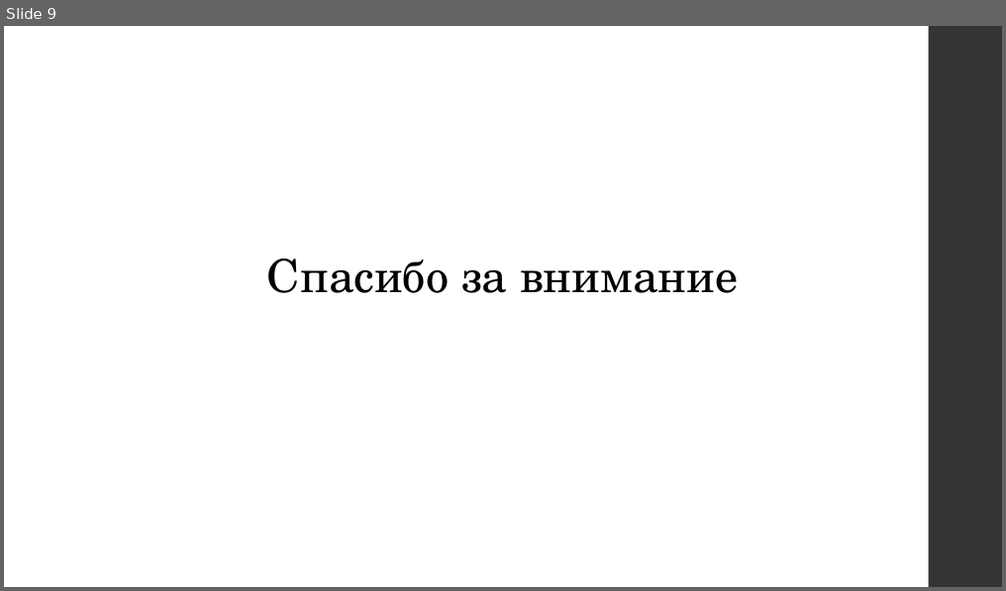
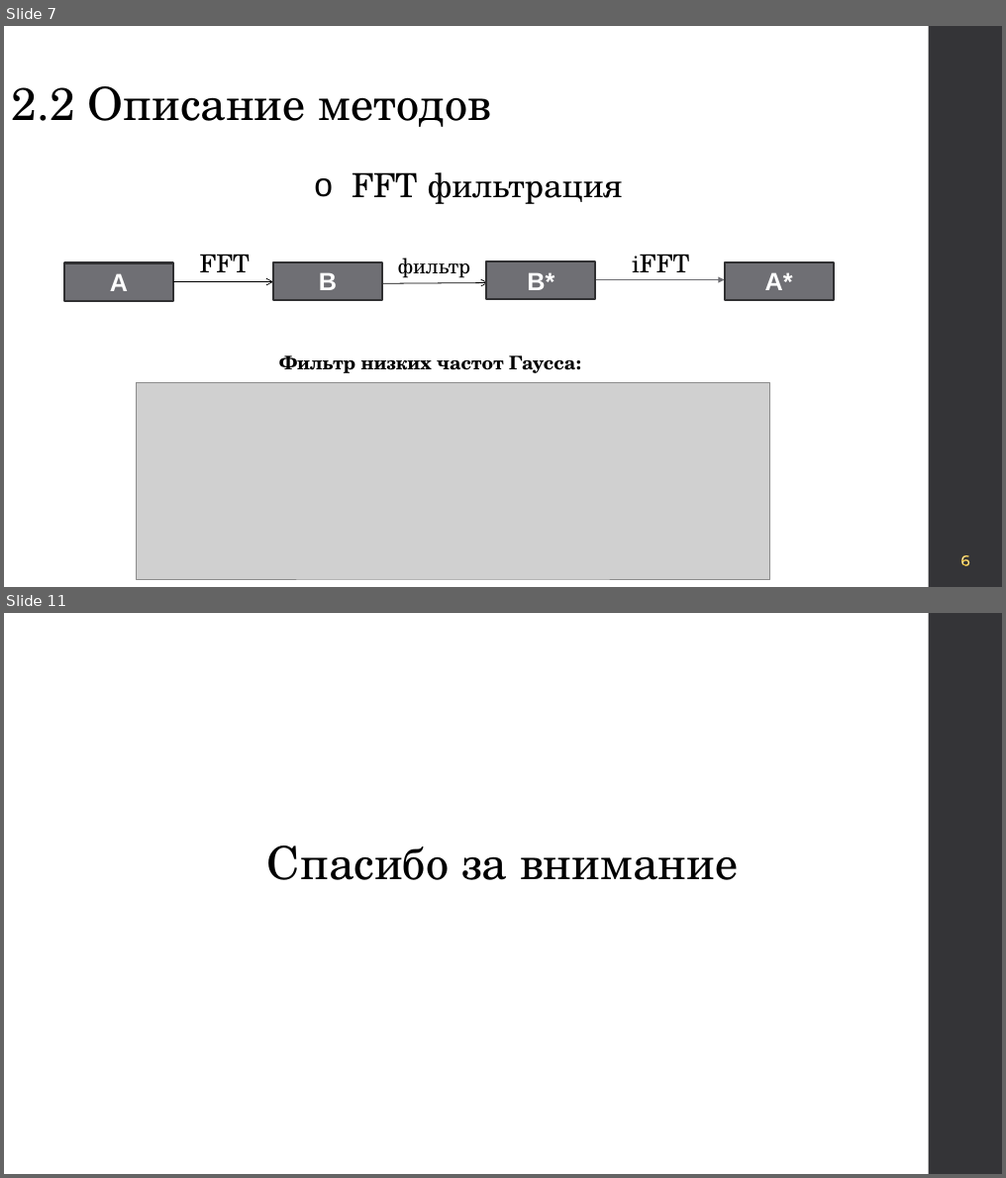
Before and after one commit to blackwood168/nla_qc, a slide deck: NLA_proj.pptx. Shown one above the other, each under a label of ours: slide 9 before the commit, slides 7 and 11 after it; the slides between them are not shown. The pictures are 1006x591 and 1006x1178 pixels, drawn with LibreOffice and Linux fonts; fonts in the diff are those of the drawing; grey boxes stand for pictures. Boxes give left, top, right and bottom in pixels: in the first picture for what was removed or moved away, otherwise in the second. Text is boxed around its words. In the diff, an @@ line names an element or a change of style, - is before the commit and + after.

```diff
--- a/NLA_proj.pptx
+++ b/NLA_proj.pptx
@@ slide 7 added at bbox=[4, 26, 1002, 587], background #FFFFFF; not listed: 1 template element that a slide beside it also shows @@
@@ title added at bbox=[12, 86, 492, 127], 44 pt, text #000000 @@
+2.2 Описание методов
@@ text added at bbox=[351, 173, 623, 204], 32 pt, text #000000 @@
+o FFT фильтрация
@@ text added at bbox=[200, 254, 250, 273], 24 pt, text #000000 @@
+FFT
@@ rectangle added at bbox=[273, 263, 383, 300], fill #6F6F74, outline #313133 2 pt, 24 pt, text #FFFFFF, bold @@
+B
@@ text added at bbox=[398, 258, 471, 278], 20 pt, text #000000 @@
+фильтр
@@ rectangle added at bbox=[487, 262, 596, 299], fill #6F6F74, outline #313133 2 pt, 24 pt, text #FFFFFF, bold @@
+B*
@@ text added at bbox=[632, 254, 689, 280], 24 pt, text #000000 @@
+iFFT
@@ rectangle added at bbox=[724, 263, 834, 300], fill #6F6F74, outline #313133 2 pt, 24 pt, text #FFFFFF, bold @@
+A*
@@ rectangle added at bbox=[64, 264, 174, 301], fill #6F6F74, outline #313133 2 pt, 24 pt, text #FFFFFF, bold @@
+A
@@ arrow added from (173, 282) to (273, 282), #000000 0.75 pt @@
@@ arrow added from (377, 283) to (488, 282), #000000 0.75 pt @@
@@ arrow added from (595, 279) to (724, 279), #6C6C72 0.75 pt @@
@@ text added at bbox=[279, 356, 575, 373], 18 pt, text #000000, bold @@
+Фильтр низких частот Гаусса:
@@ picture added at bbox=[137, 383, 769, 579] @@
@@ text added at bbox=[961, 556, 970, 567], 14 pt, text #FFFFFF @@
+6
@@ what was slide 9 is now slide 11 @@
```
Also in this commit, not shown: 9 slides changed, 1 other slide added, 2 other files.
